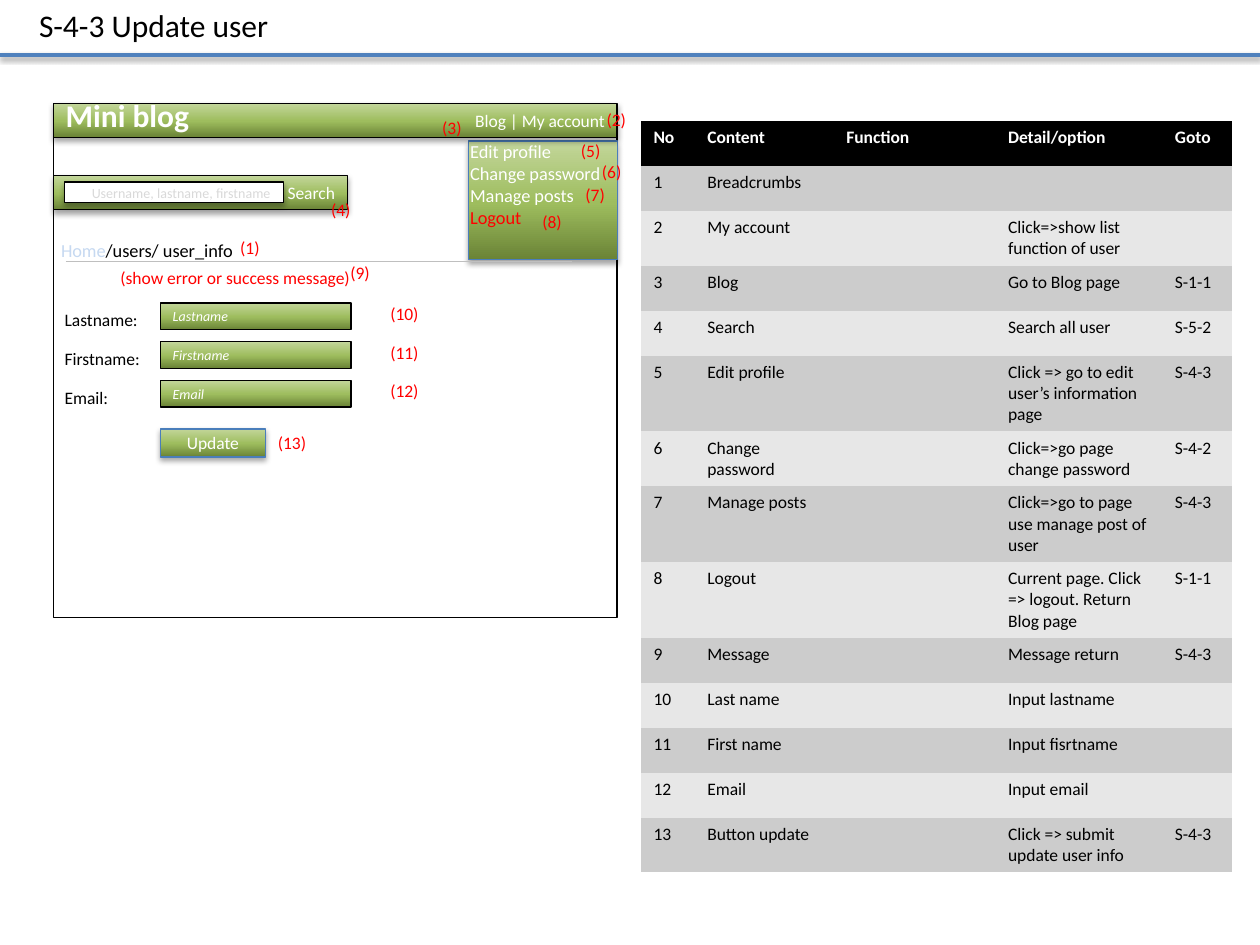
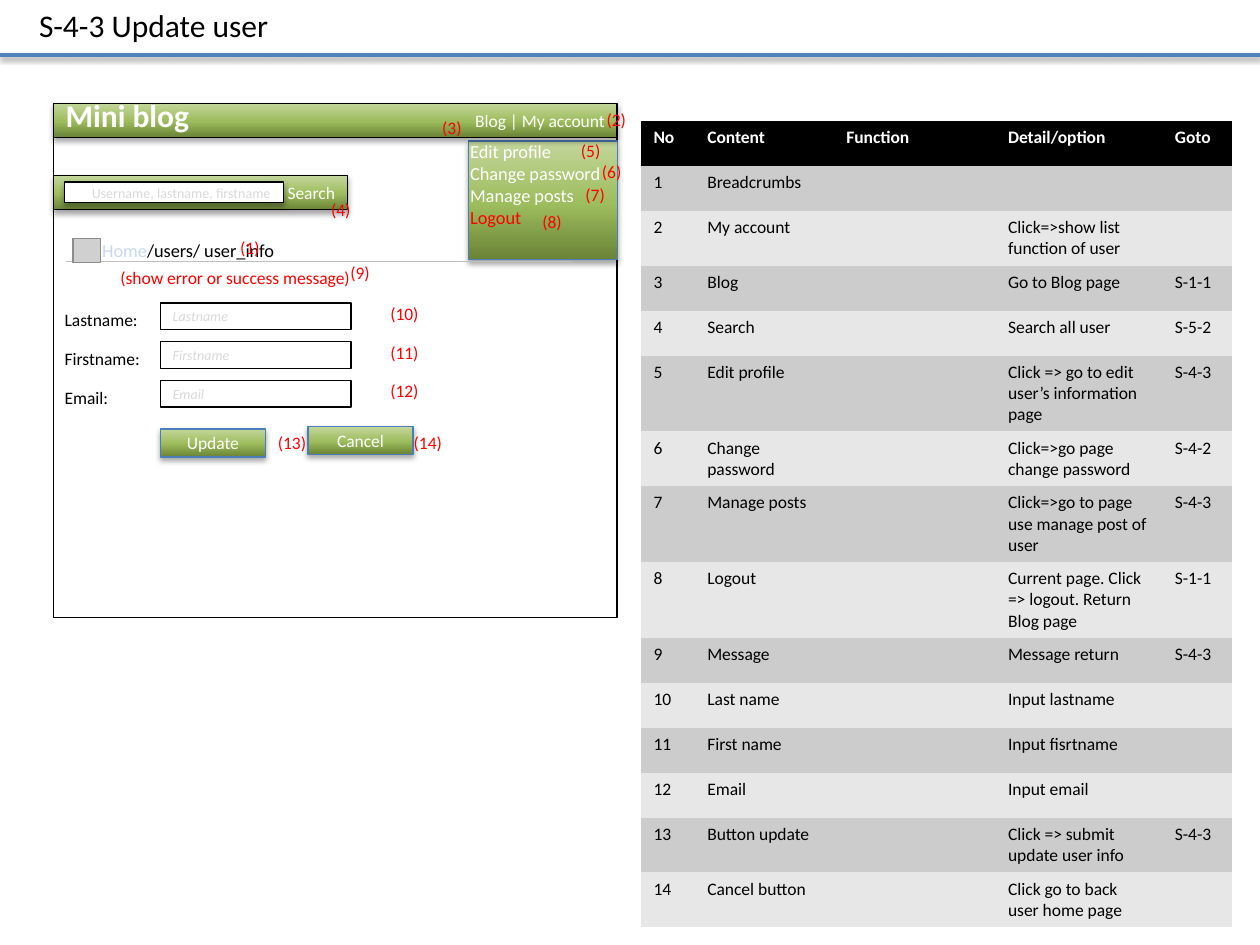
Before and after one commit to Mulodo-PHP-Training/miniblog-lam.vy, a slide deck: slide 7 of doc/frontend/wireframe/TRN-MiniBlog_WireframeDesign_LAMVY.pptx. Drawn at 1260x945 pixels with LibreOffice and Linux fonts; fonts in the diff are those of the drawing; grey boxes stand for pictures. Boxes give left, top, right and bottom in pixels: in the first picture for what was removed or moved away, otherwise in the second. Text is boxed around its words. In the diff, an @@ line names an element or a change of style, - is before the commit and + after.

Commit message:
update wireframe design

```diff
--- a/doc/frontend/wireframe/TRN-MiniBlog_WireframeDesign_LAMVY.pptx
+++ b/doc/frontend/wireframe/TRN-MiniBlog_WireframeDesign_LAMVY.pptx
@@ table at box(641, 121, 1231, 926) @@
+row 15: 14 | Cancel button |  | Click go to back user home page | 
@@ text "Home/users/ user_info": place and size @@
-text "Home/users/ user_info" at box(61, 244, 233, 262)
+text "Home/users/ user_info" at box(102, 242, 274, 262)
@@ picture added at box(73, 238, 101, 262) @@
@@ text colour #FFFFFF to #D9D9D9; fill gradient #6A8336 to #9EBD5E to #C3D69B to none in 3 elements at box(160, 304, 350, 330), box(160, 341, 350, 368), box(160, 381, 350, 407) @@
@@ rectangle added at box(307, 427, 412, 455), fill gradient #6A8336 to #9EBD5E to #C3D69B, outline #4B7EBC 0.75 pt, 10 pt, text #FFFFFF @@
+Cancel
@@ text added at box(414, 435, 442, 454), 10 pt, text #FF0000 @@
+(14)
```
Also in this commit, not shown: 16 other slides changed.
